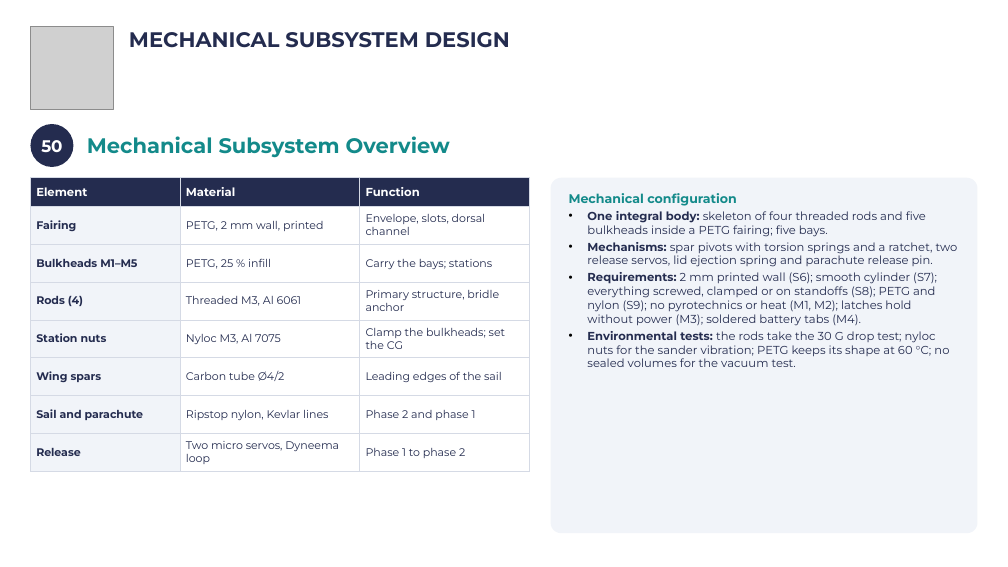
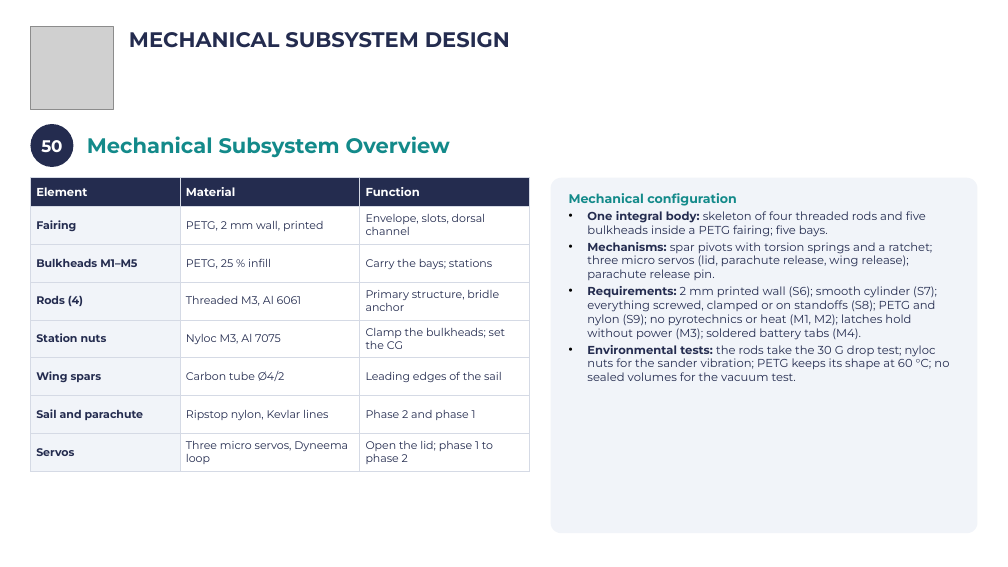
Before and after one commit to Caetano18/proyecto, a slide deck: slide 53 of cansat_pdr/laminas_plantilla/CanSat_PDR_Hermes_completo.pptx. Drawn at 1008x567 pixels with LibreOffice and Linux fonts; fonts in the diff are those of the drawing; grey boxes stand for pictures; background and template pictures are left out. Boxes give left, top, right and bottom in pixels: in the first picture for what was removed or moved away, otherwise in the second. Text is boxed around its words. In the diff, an @@ line names an element or a change of style, - is before the commit and + after.

```diff
--- a/cansat_pdr/laminas_plantilla/CanSat_PDR_Hermes_completo.pptx
+++ b/cansat_pdr/laminas_plantilla/CanSat_PDR_Hermes_completo.pptx
@@ table at bbox=[30, 178, 529, 471] @@
-row 8: Release | Two micro servos, Dyneema loop | Phase 1 to phase 2
+row 8: Servos | Three micro servos, Dyneema loop | Open the lid; phase 1 to phase 2
@@ text in rounded rectangle at bbox=[587, 242, 933, 280]: text changed @@
-• Mechanisms: spar pivots with torsion springs and a ratchet, two release servos, lid ejection spring and parachute release pin.
+• Mechanisms: spar pivots with torsion springs and a ratchet; three micro servos (lid, parachute release, wing release); parachute release pin.
```
Also in this commit, not shown: 13 other slides changed, 23 other files.
